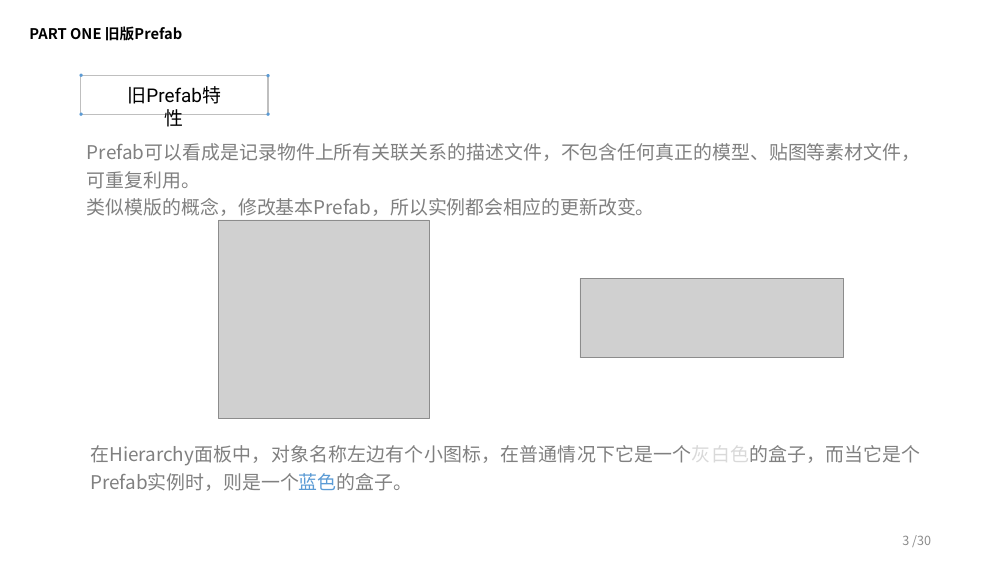
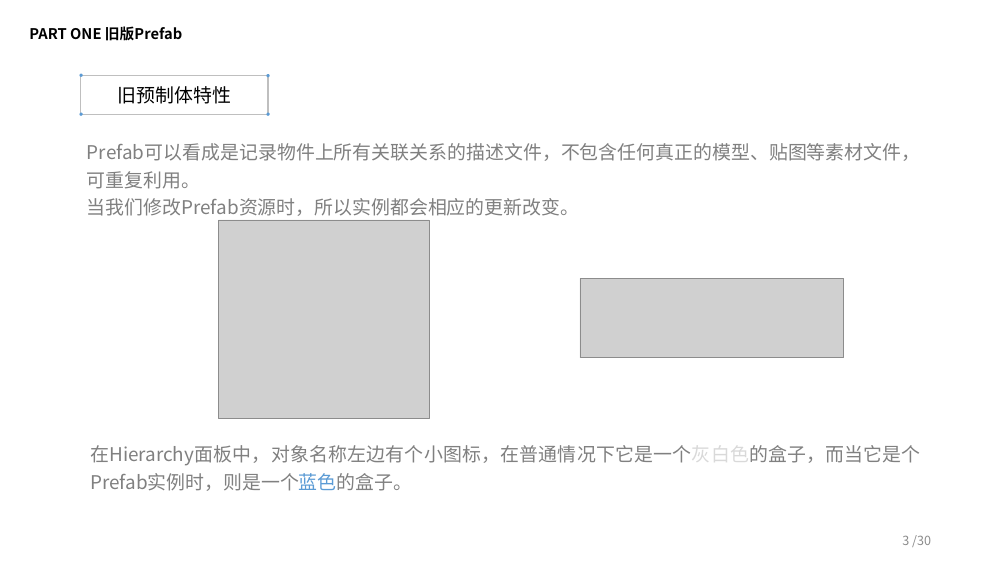
Before and after one commit to BingbingXu/NestedPrefab_Demos, a slide deck: slide 3 of Unity全新Prefab预制体系统.pptx. Drawn at 1008x567 pixels with LibreOffice and Linux fonts; fonts in the diff are those of the drawing; grey boxes stand for pictures. Boxes give left, top, right and bottom in pixels: in the first picture for what was removed or moved away, otherwise in the second. Text is boxed around its words. In the diff, an @@ line names an element or a change of style, - is before the commit and + after.

```diff
--- a/Unity全新Prefab预制体系统.pptx
+++ b/Unity全新Prefab预制体系统.pptx
@@ text at [118, 86, 231, 104]: text changed @@
-旧Prefab特性
+旧预制体特性
@@ text at [87, 198, 579, 216]: text changed @@
-类似模版的概念，修改基本Prefab，所以实例都会相应的更新改变。
+当我们修改Prefab资源时，所以实例都会相应的更新改变。
```
Also in this commit, not shown: 10 other slides changed.
